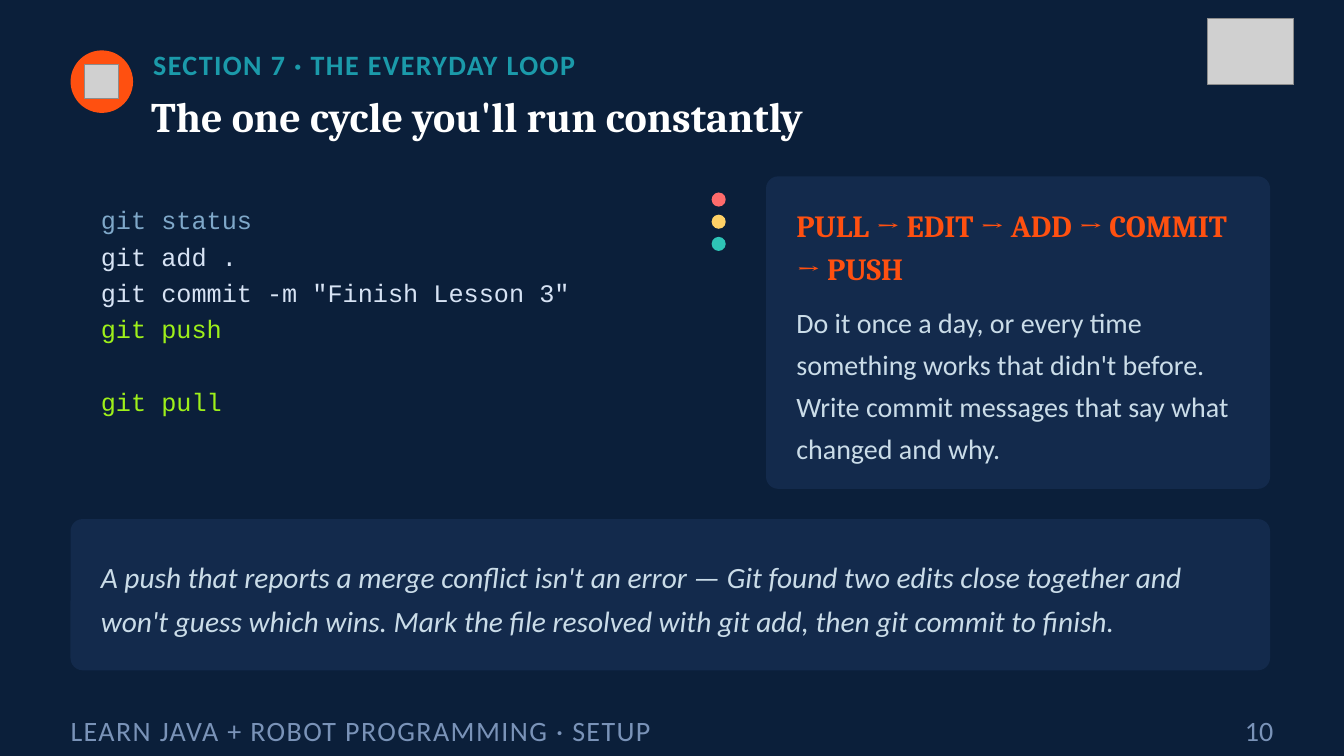
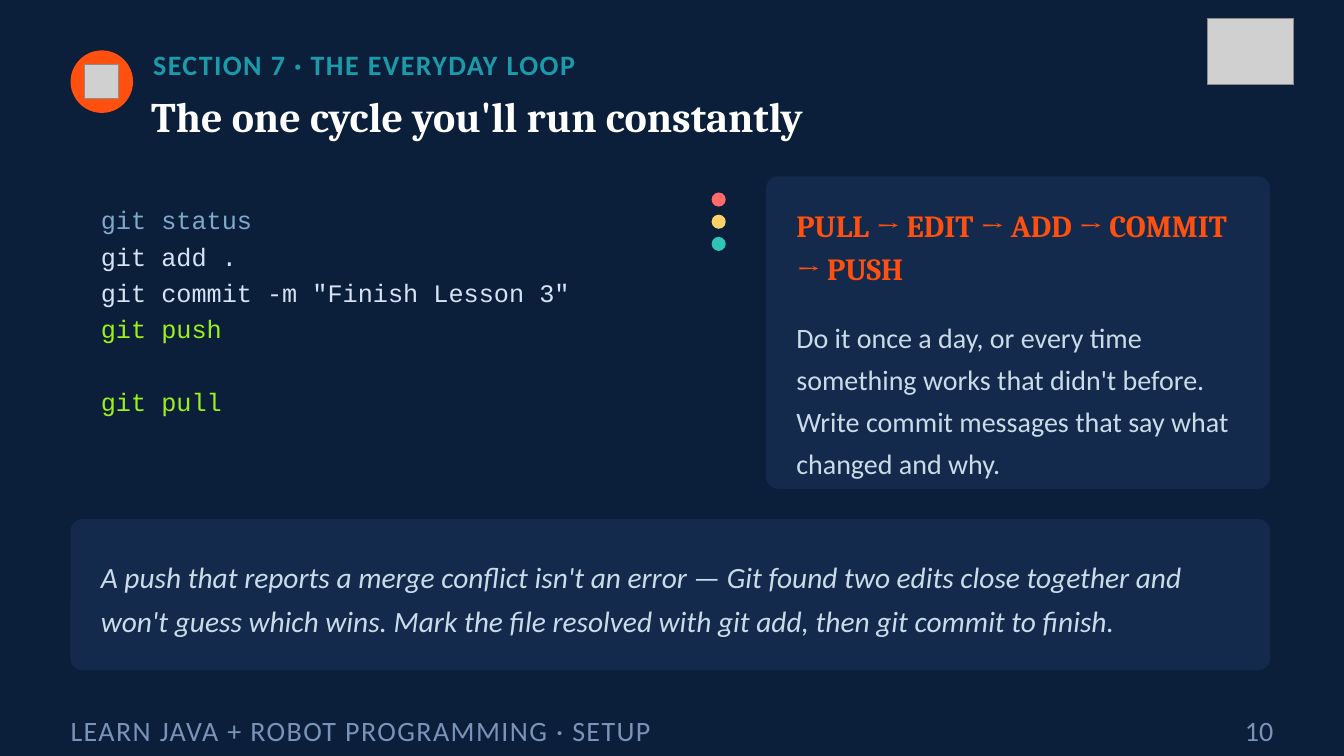
Before and after one commit to FRC5010/BasicRobotLessons, a slide deck: slide 10 of docs/presentations/v3/aside-setup.pptx. Drawn at 1344x756 pixels with LibreOffice and Linux fonts; fonts in the diff are those of the drawing; grey boxes stand for pictures. Boxes give left, top, right and bottom in pixels: in the first picture for what was removed or moved away, otherwise in the second. Text is boxed around its words. In the diff, an @@ line names an element or a change of style, - is before the commit and + after.

```diff
--- a/docs/presentations/v3/aside-setup.pptx
+++ b/docs/presentations/v3/aside-setup.pptx
@@ text "Do it once a day, ..." moved from (x1=796, y1=313, x2=1228, y2=464) to (x1=796, y1=328, x2=1228, y2=479) @@
```
Also in this commit, not shown: 2 other slides changed, 8 other files.
